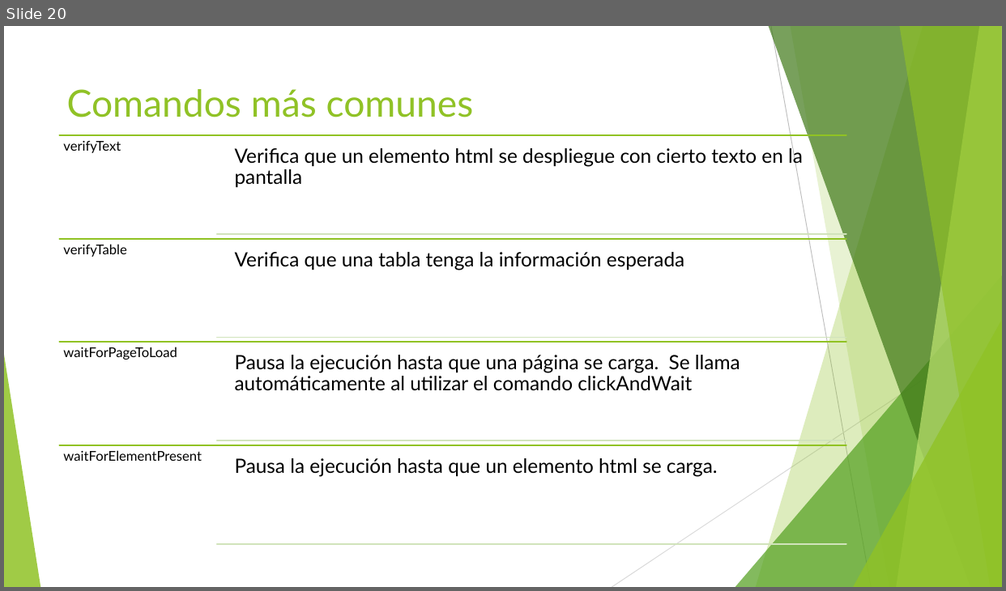
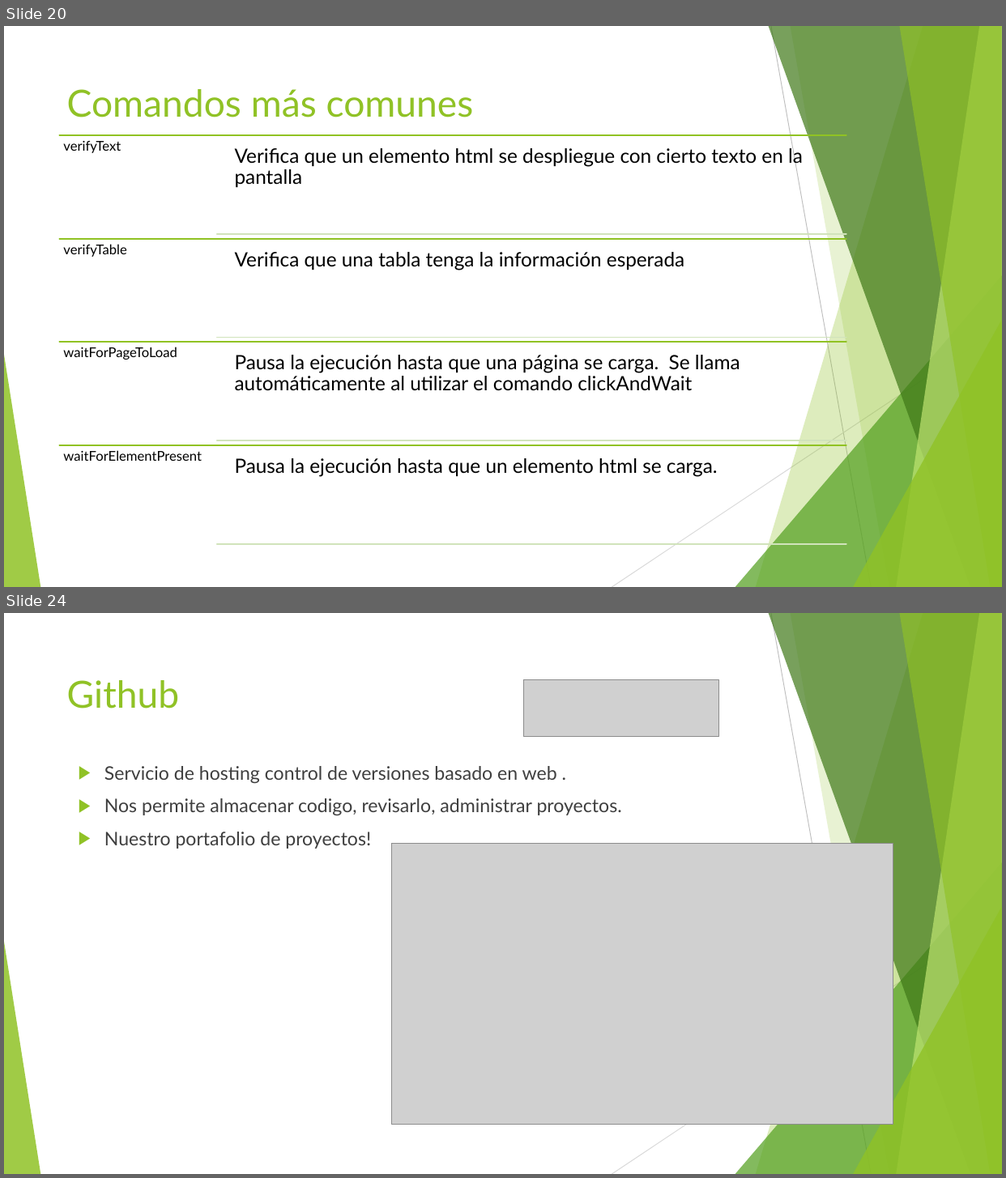
Before and after one commit to jomarnavarro/intro_automation, a slide deck: presentaciones/Selenium, session 1.pptx. Shown one above the other, each under a label of ours: slide 20 before the commit, slides 20 and 24 after it; the slides between them are not shown. The pictures are 1006x591 and 1006x1178 pixels, drawn with LibreOffice and Linux fonts; fonts in the diff are those of the drawing; grey boxes stand for pictures. Boxes give left, top, right and bottom in pixels: in the first picture for what was removed or moved away, otherwise in the second. Text is boxed around its words. In the diff, an @@ line names an element or a change of style, - is before the commit and + after.

Commit message:
Updated intro automation ppt to include github and trello

```diff
--- a/presentaciones/Selenium, session 1.pptx
+++ b/presentaciones/Selenium, session 1.pptx
@@ slide 24 added at (x1=4, y1=613, x2=1002, y2=1174), background #FFFFFF; not listed: 10 template elements that a slide beside it also shows @@
@@ title added at (x1=67, y1=680, x2=180, y2=709), 36 pt, text #90C226 @@
+Github
@@ picture added at (x1=523, y1=679, x2=718, y2=736) @@
@@ text added at (x1=104, y1=766, x2=622, y2=849), 18 pt, text #3F3F3F @@
+▶ Servicio de hosting control de versiones basado en web .
+▶ Nos permite almacenar codigo, revisarlo, administrar proyectos.
+▶ Nuestro portafolio de proyectos!
@@ picture added at (x1=392, y1=844, x2=893, y2=1124) @@
```
Also in this commit, not shown: 1 slide changed, 4 other slides added.
